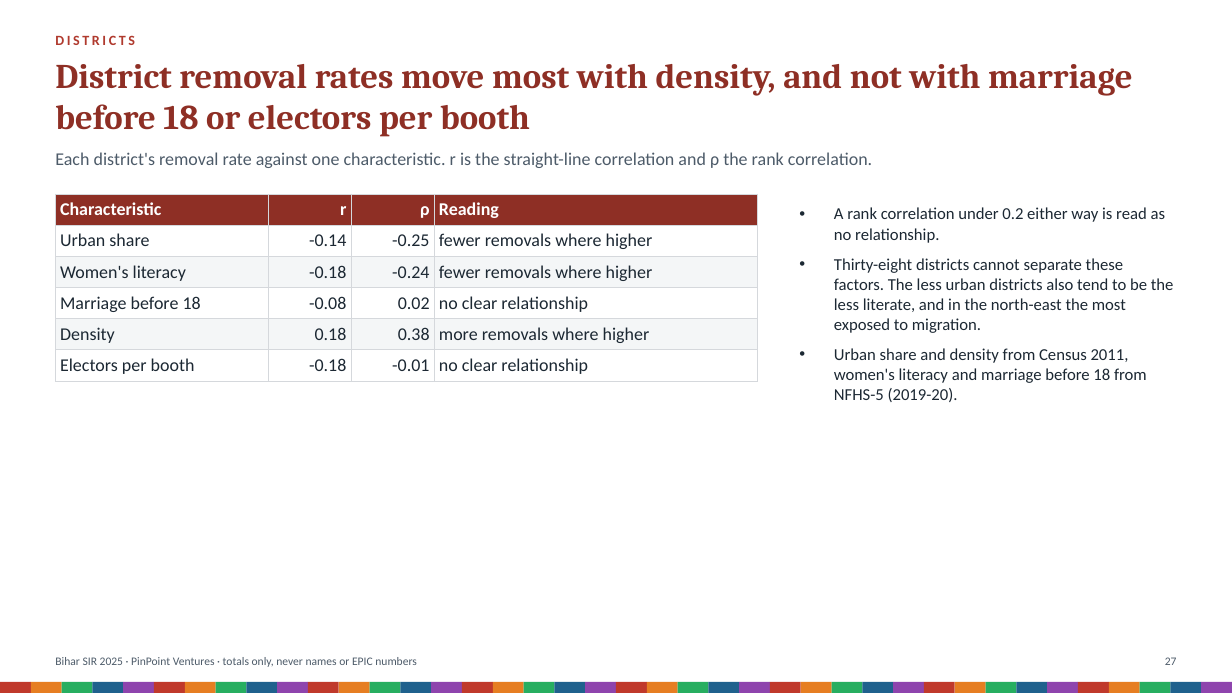
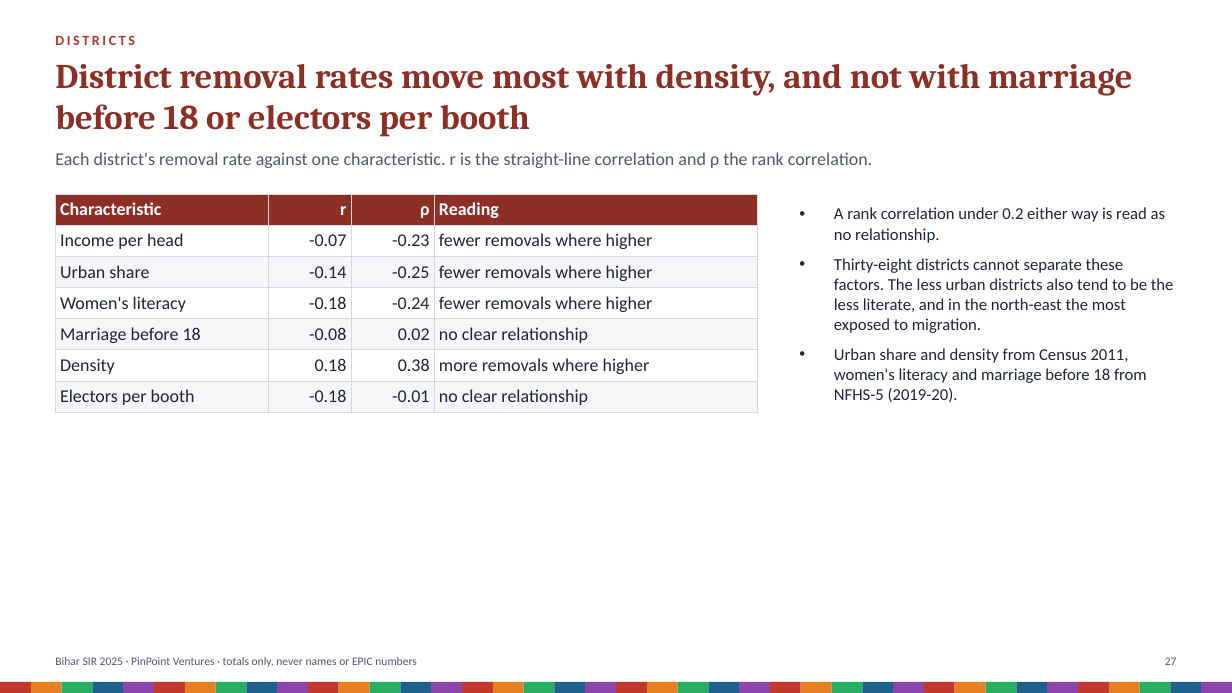
Before and after one commit to Varnasr/INDIA-DATA, a slide deck: slide 27 of reports/bihar-sir-2025-deck.pptx. Drawn at 1232x693 pixels with LibreOffice and Linux fonts; fonts in the diff are those of the drawing. Boxes give left, top, right and bottom in pixels: in the first picture for what was removed or moved away, otherwise in the second. Text is boxed around its words. In the diff, an @@ line names an element or a change of style, - is before the commit and + after.

```diff
--- a/reports/bihar-sir-2025-deck.pptx
+++ b/reports/bihar-sir-2025-deck.pptx
@@ table at bbox=[55, 194, 758, 409] @@
+row 2: Income per head | -0.07 | -0.23 | fewer removals where higher
```
Also in this commit, not shown: 34 other files.
